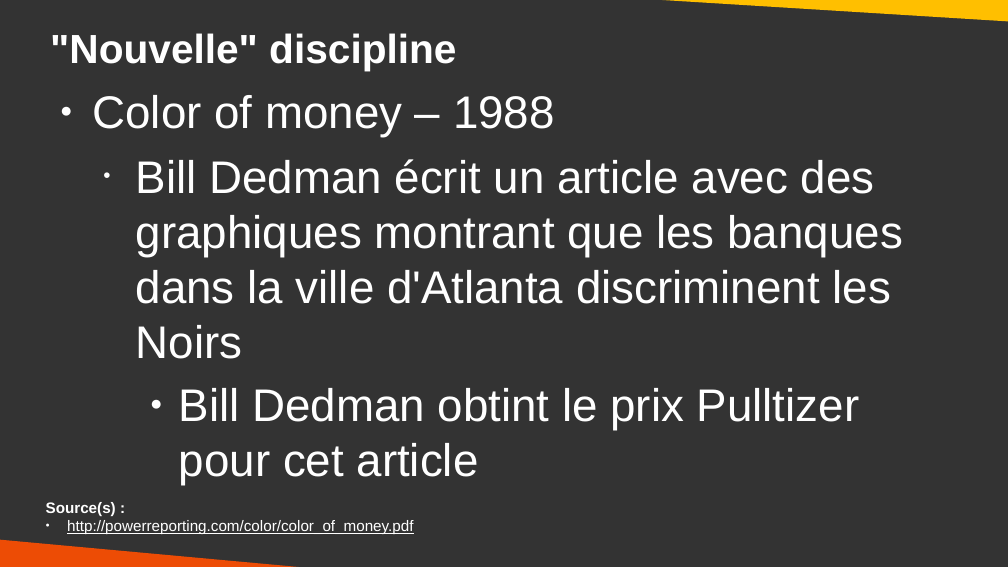
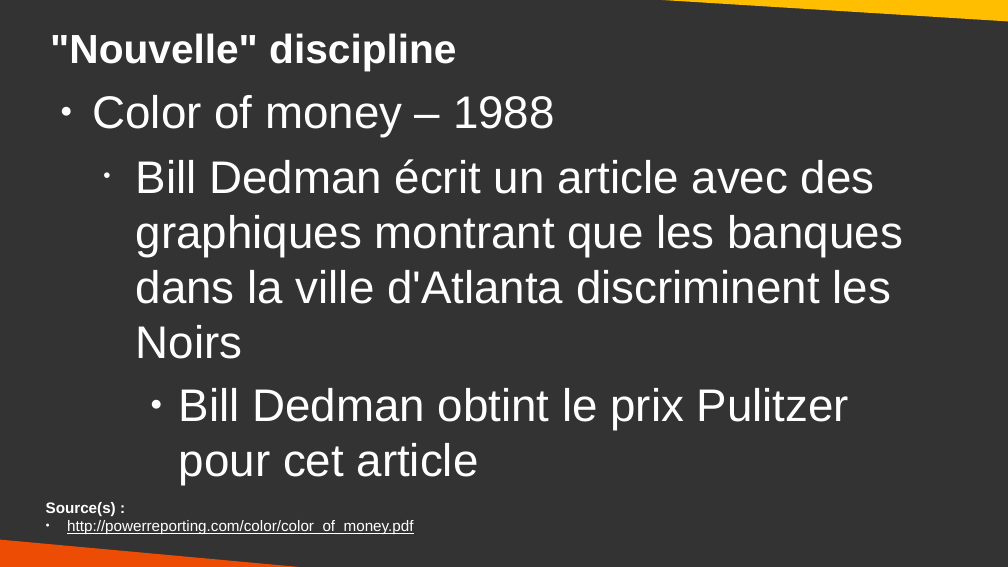
Before and after one commit to DanYellow/cours, a slide deck: slide 8 of data-journalisme-s4/travaux-pratiques/numero-1/presentation.odp (slide 7 before the commit). Drawn at 1008x567 pixels with LibreOffice and Linux fonts; fonts in the diff are those of the drawing. Boxes give left, top, right and bottom in pixels: in the first picture for what was removed or moved away, otherwise in the second. Text is boxed around its words. In the diff, an @@ line names an element or a change of style, - is before the commit and + after.

```diff
--- a/data-journalisme-s4/travaux-pratiques/numero-1/presentation.odp
+++ b/data-journalisme-s4/travaux-pratiques/numero-1/presentation.odp
@@ text at bbox=[179, 388, 849, 485]: text changed @@
-    ● Bill Dedman obtint le prix Pulltizer pour cet article
+    ● Bill Dedman obtint le prix Pulitzer pour cet article
```
Also in this commit, not shown: 12 other slides changed, 2 slides added, 55 other files.
